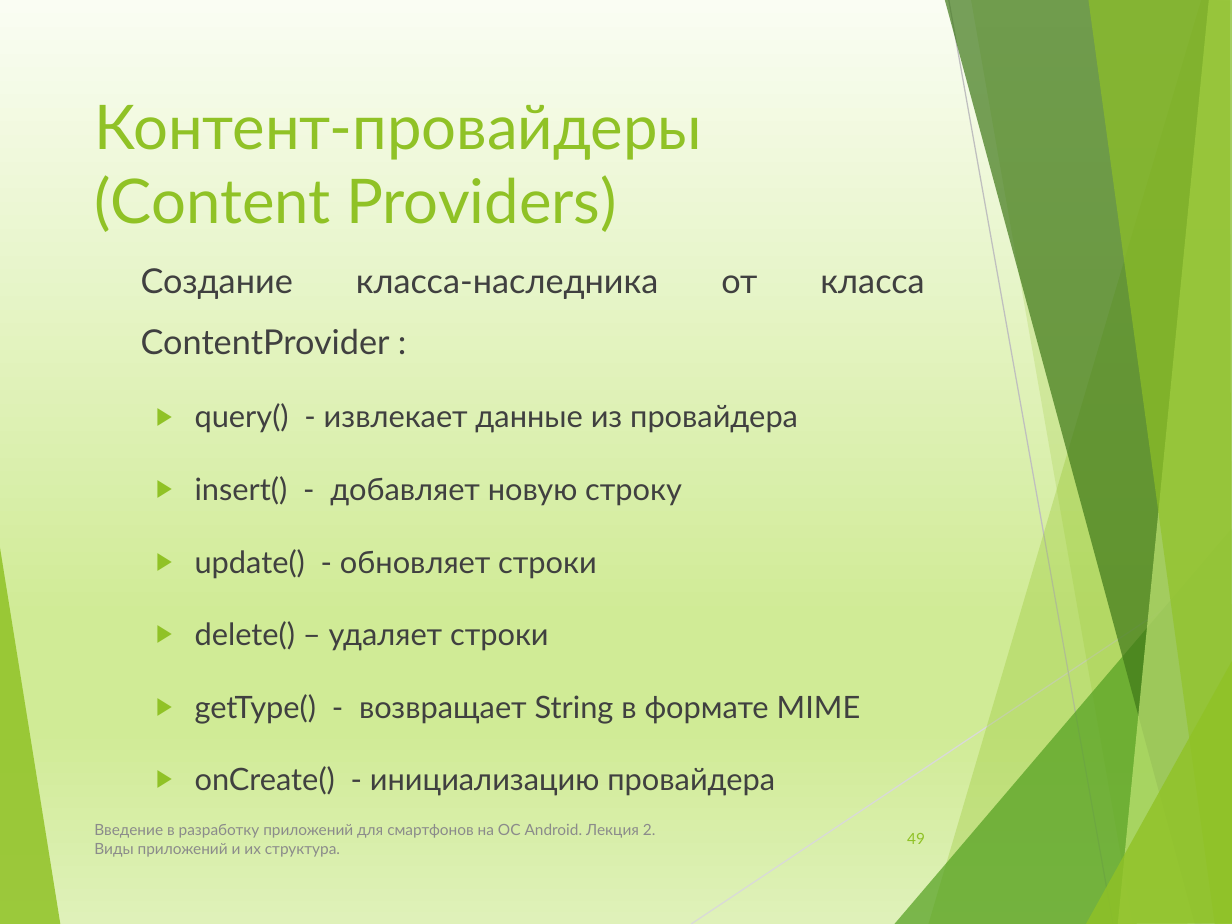
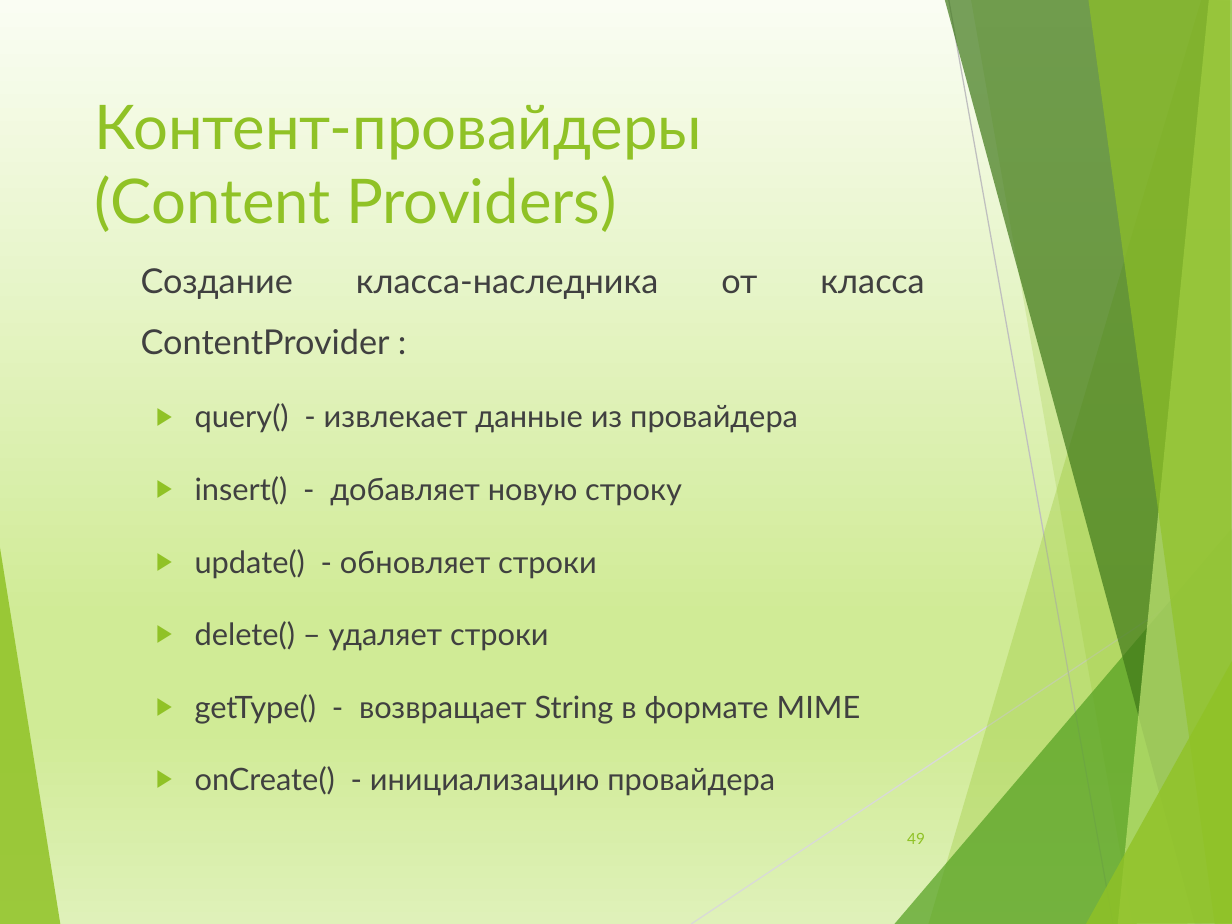
Before and after one commit to maxchv/Android, a slide deck: slide 49 of Week01/Lesson01/Android02.pptx. Drawn at 1232x924 pixels with LibreOffice and Linux fonts; fonts in the diff are those of the drawing. Boxes give left, top, right and bottom in pixels: in the first picture for what was removed or moved away, otherwise in the second. Text is boxed around its words. In the diff, an @@ line names an element or a change of style, - is before the commit and + after.

```diff
--- a/Week01/Lesson01/Android02.pptx
+++ b/Week01/Lesson01/Android02.pptx
@@ text removed at <box>94,824,656,857</box> @@
-Введение в разработку приложений для смартфонов на ОС Android. Лекция 2. Виды приложений и их структура.
```
Also in this commit, not shown: 57 other slides changed.
